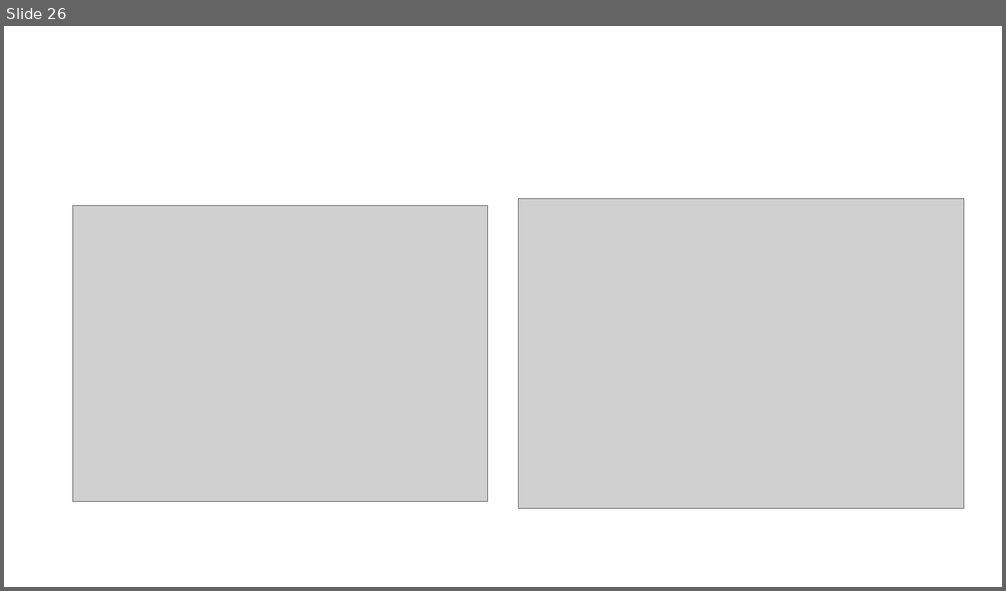
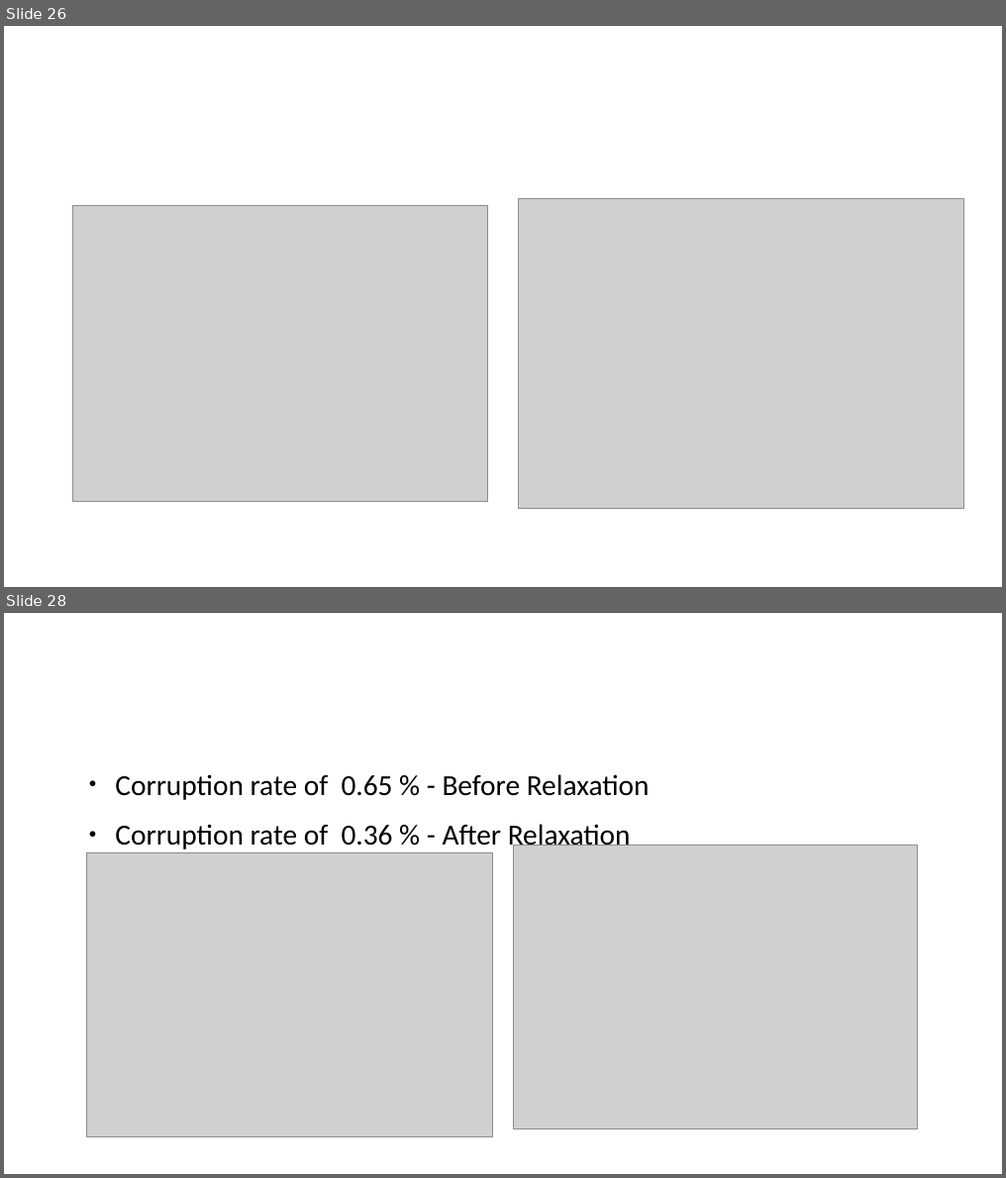
Before and after one commit to wydglif/relaxed_data_research, a slide deck: relaxed_data.pptx. Shown one above the other, each under a label of ours: slide 26 before the commit, slides 26 and 28 after it; the slides between them are not shown. The pictures are 1006x591 and 1006x1178 pixels, drawn with LibreOffice and Linux fonts; fonts in the diff are those of the drawing; grey boxes stand for pictures. Boxes give left, top, right and bottom in pixels: in the first picture for what was removed or moved away, otherwise in the second. Text is boxed around its words. In the diff, an @@ line names an element or a change of style, - is before the commit and + after.

Commit message:
Right before meeting

```diff
--- a/relaxed_data.pptx
+++ b/relaxed_data.pptx
@@ slide 28 added at bbox=[4, 613, 1002, 1174], background #FFFFFF @@
@@ text added at bbox=[115, 774, 649, 852], 28 pt, text #000000 @@
+● Corruption rate of 0.65 % - Before Relaxation
+● Corruption rate of 0.36 % - After Relaxation
@@ picture added at bbox=[513, 845, 918, 1130] @@
@@ picture added at bbox=[86, 853, 492, 1137] @@
```
Also in this commit, not shown: 1 slide changed, 2 other slides added, 10 other files.
